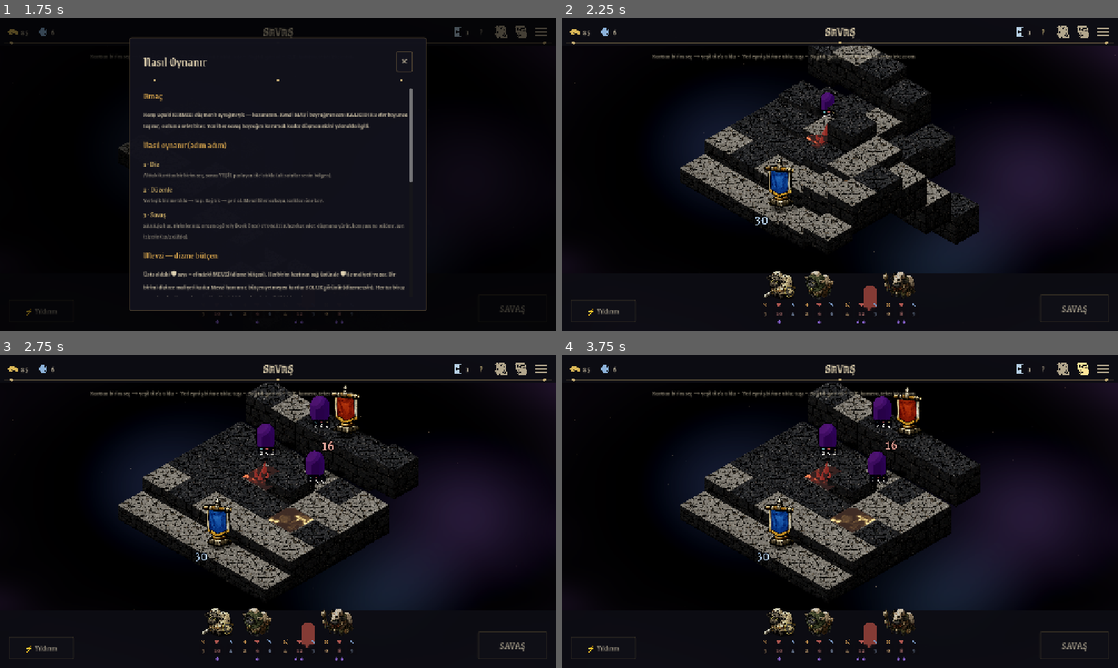
Above: before the commit, frames 1-4 (two rows, left to right).
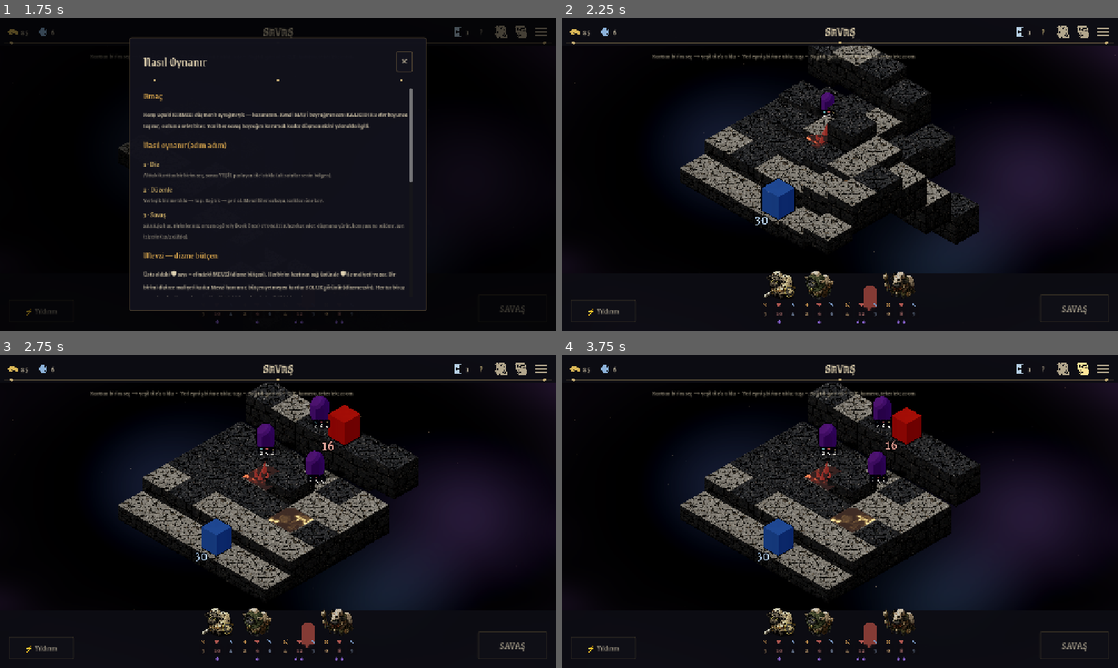
Above: after the commit, the same moments.

Repository: onryzici/isotile
Game: Godot game, scene res://scenes/main.tscn
The game is run twice, just before and just after one commit, with the same random seed, the same clock (stepped at 60 frames per second) and the same inputs.
Inputs (mouse positions are in pixels of both pictures, inside the frame that each line leads up to):
- Up to frame 1 (1.75 s): click "YENİ SEFER" at 0.5 s; click (150, 230) at 1.25 s
- Up to frame 2 (2.25 s): click "?" at 2 s
- Up to frame 3 (2.75 s): no input
- Up to frame 4 (3.75 s): click (1062, 367) at 2.75 s; click (1084, 367) at 3.5 s

Frame 1 is identical in both runs. In frame 2, 0.8% of the frame differs, in the area x 35-43%, y 44-65%; in frame 3, 1.4%, in the area x 36-65%, y 9-65%; in frame 4, 1.4%.

Commit message:
Sancak sprite'ları kaldırıldı — yerine temsili toon kutu
- setup_flag artık boyalı bayrak + flag_wave yerine takım renkli BoxMesh
  (mavi=oyuncu, kızıl=düşman), kapsülle aynı toon+outline yolu (_mat dolu →
  hit_flash emission çalışır). CAN sayısı dipte aynı kaldı.
- Taban: main 1c146ca'ya (9 Tem 16:57) çekildi; 10 Tem oturumu
  loop-gelismeler branch'inde yedekte.

Co-Authored-By: Claude Fable 5 <noreply@anthropic.com>

Diff:
--- a/src/presentation/piece_view.gd
+++ b/src/presentation/piece_view.gd
@@ -72,35 +72,31 @@
 	_status_label.position.y = _visual_h + 0.12
 	add_child(_status_label)
 
-## Bayrak/hedef nişanı (§B.0/1): elle boyanmış sancak sprite'ı (Onur art'ı) —
-## mavi=oyuncu, kızıl=düşman (mavinin R↔B recolor'u). Sadece KUMAŞ bandı
-## flag_wave shader'ıyla hafifçe dalgalanır; gönder/kaide sabit.
-const FLAG_BLUE := preload("res://assets/props/flag_blue.png")
-const FLAG_RED := preload("res://assets/props/flag_red.png")
-const FLAG_WAVE := preload("res://shaders/flag_wave.gdshader")
-
+## Bayrak/hedef nişanı (§B.0/1): TEMSİLİ KUTU (dummy §18 dili — sancak sanatı
+## kaldırıldı, Onur isteği). Mavi=oyuncu, kızıl=düşman; kapsülle aynı
+## toon+outline yolu → _mat dolu, hit_flash emission'ı çalışır.
 func setup_flag(side_blue: bool, hp: int) -> void:
 	_is_flag = true
-	var tex: Texture2D = FLAG_BLUE if side_blue else FLAG_RED
-	var sprite := Sprite3D.new()
-	sprite.texture = tex
-	sprite.billboard = BaseMaterial3D.BILLBOARD_DISABLED   # shader'da billboard
-	sprite.alpha_cut = SpriteBase3D.ALPHA_CUT_DISABLED
-	sprite.no_depth_test = false
-	var mat := ShaderMaterial.new()
-	mat.shader = FLAG_WAVE
-	mat.set_shader_parameter("tex", tex)
-	sprite.material_override = mat
-	# ~1.75 dünya boyu; ayaklar tile yüzeyinde (y=0), yatayda ortalı
-	const FLAG_WORLD_H := 1.75
-	var px := FLAG_WORLD_H / float(tex.get_height())
-	sprite.pixel_size = px
-	var world_h := tex.get_height() * px
-	sprite.position.y = world_h * 0.5
-	add_child(sprite)
-	_visual = sprite
-	_visual_h = world_h
-	_is_sprite = true            # hit_flash sprite modulate yolunu kullansın
+	var color := Color(0.28, 0.42, 0.62) if side_blue else Color(0.62, 0.24, 0.2)
+	var mesh := BoxMesh.new()
+	mesh.size = Vector3(0.6, 0.72, 0.6)
+	var body := MeshInstance3D.new()
+	body.mesh = mesh
+	body.position.y = mesh.size.y * 0.5
+	_mat = ShaderMaterial.new()
+	_mat.shader = TOON
+	_mat.set_shader_parameter("top_color", color)
+	_mat.set_shader_parameter("use_side_split", false)
+	_mat.set_shader_parameter("mottle_strength", 0.1)
+	var outline := ShaderMaterial.new()
+	outline.shader = OUTLINE
+	outline.set_shader_parameter("grow", 0.045)
+	_mat.next_pass = outline
+	body.material_override = _mat
+	add_child(body)
+	_visual = body
+	_visual_h = mesh.size.y
+	_is_sprite = false
 	_add_blob_shadow(0.7)
 	# CAN göstergesi — bayrağın DİBİNDE (kaide önünde), büyük sayı olarak
 	_flag_hp_label = Label3D.new()
